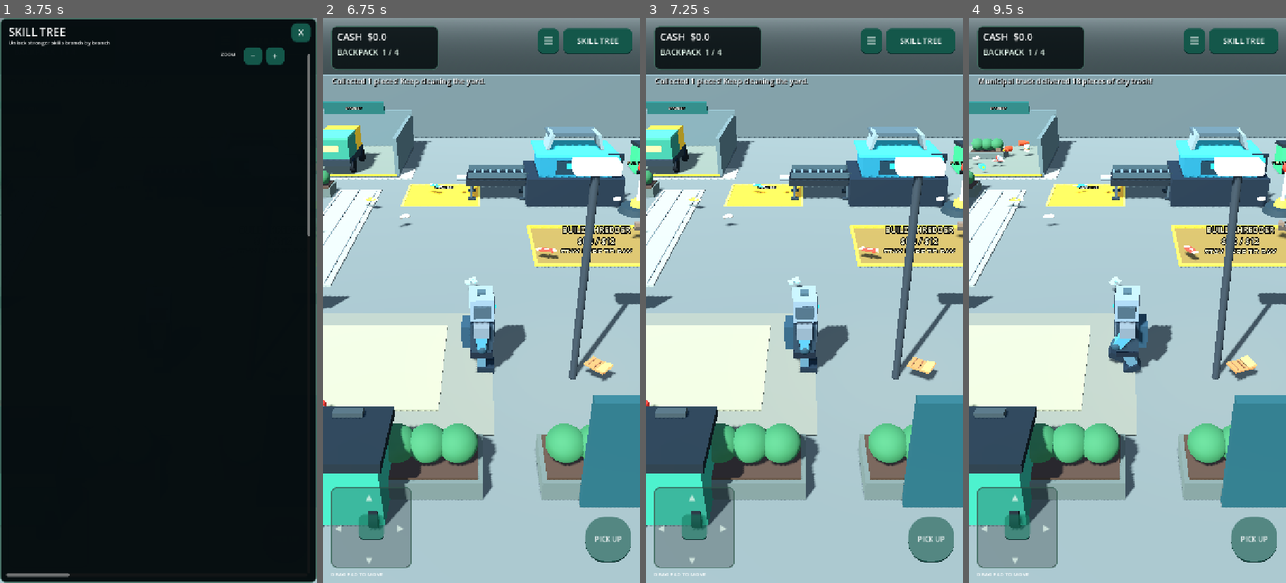
Above: before the commit, frames 1-4 (left to right).
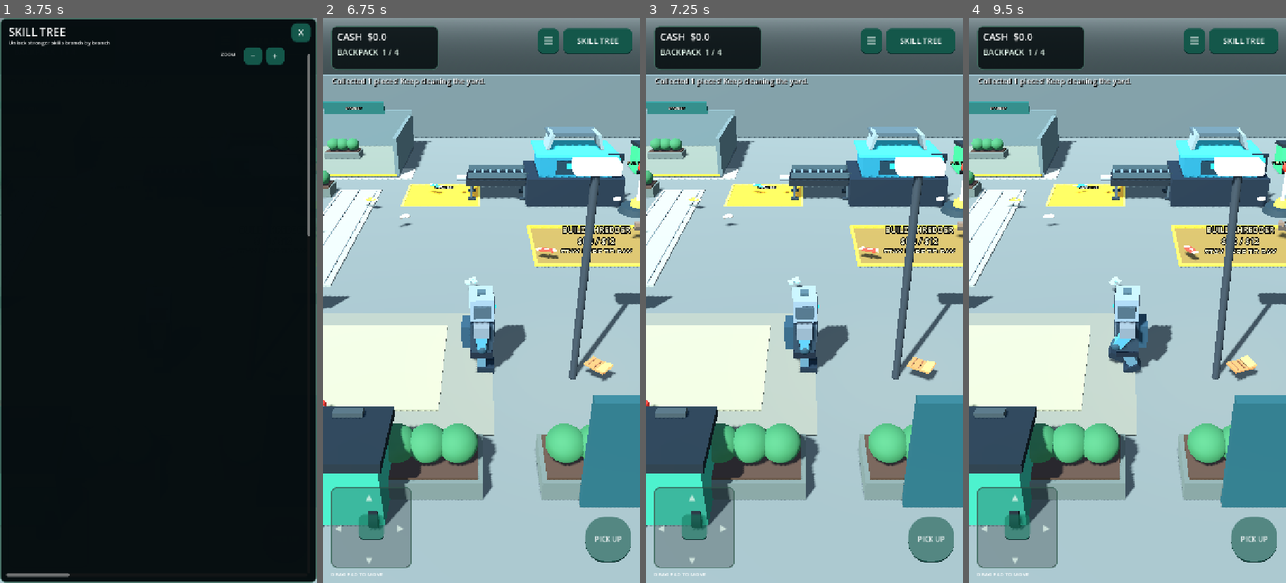
Above: after the commit, the same moments.

Repository: zekainstabot/trash-empire
Game: Godot game, scene res://Scenes/Main.tscn
Two runs of this game, one before a commit and one after it. Both use one fixed random seed, a clock stepped at 60 frames per second and the inputs below.
Inputs (mouse positions are in pixels of both pictures, inside the frame that each line leads up to):
- Up to frame 1 (3.75 s): click "▶ PLAY" at 0.5 s; move the mouse to (228, 272) at 1.27 s; hold D (move_right) 1.28-2 s; click (228, 272) at 1.42 s; drag from (95, 328) to (142, 413) at 2.02 s; click "PICK UP" at 2.75 s; click "SKILL TREE" at 3.5 s
- Up to frame 2 (6.75 s): click "☰" at 4.25 s; click "−" at 5 s; click "+" at 5.75 s; click "X" at 6.5 s
- Up to frame 3 (7.25 s): no input
- Up to frame 4 (9.5 s): move the mouse to (1159, 176) at 7.27 s; hold D (move_right) 7.28-8 s; drag from (1111, 413) to (1032, 215) at 8.02 s; move the mouse to (1222, 385) at 8.77 s; hold A (move_left) from 8.78 s (still down)

Frame 1 is identical in both runs. In frame 2, 1.2% of the frame differs, in the area x 0-18%, y 19-28%; in frame 3, 1.2%; in frame 4, 0.8%.

Commit message:
Set municipal truck deliveries to five minutes with skill upgrades

Diff:
--- a/Scripts/main.gd
+++ b/Scripts/main.gd
@@ -91,8 +91,9 @@
 var packaging_upgrade_level := 0
 var delivery_trucks: Array[Node3D] = []
 var city_truck: Node3D
-var city_truck_phase := 0
-var city_truck_timer := 8.0
+var city_truck_phase := 3
+var city_truck_timer := 0.0
+var city_truck_upgrade_level := 0
 var city_truck_start := Vector3(-8.0, 0.0, 14.0)
 var city_truck_dump := Vector3(-4.8, 0.0, -11.5)
 var refill_world_button: Node3D
@@ -1134,6 +1135,9 @@
 	magnet_power_level = 1
 	drone_level = 0
 	dispatch_upgrade_level = 0
+	city_truck_upgrade_level = 0
+	city_truck_phase = 3
+	city_truck_timer = 0.0
 	fleet_upgrade_level = 0
 	truck_capacity_upgrade_level = 0
 	packaging_upgrade_level = 0
@@ -1231,6 +1235,7 @@
 		{"branch":"magnet_power","title":"MAGNET POWER","depth":3,"angle":330.0},
 		# Ring 4: automation and the start of the delivery business.
 		{"branch":"drones","title":"HELPER DRONES","depth":4,"angle":270.0},
+		{"branch":"city_truck","title":"CITY TRUCK FREQUENCY","depth":4,"angle":90.0},
 		{"branch":"dispatch","title":"TRUCK FREQUENCY","depth":4,"angle":210.0},
 		{"branch":"fleet","title":"HIRE TRUCKS","depth":4,"angle":330.0},
 		# Ring 5: improve the two final steps of the teddy-bear supply chain.
@@ -1245,7 +1250,7 @@
 		"technology": Vector2(-0.72, -1.0), "supply": Vector2(0.0, -1.0), "auto": Vector2(0.72, -1.0),
 		"bulk_pickup": Vector2(1.0, -0.35), "respawn": Vector2(0.0, -1.0), "value": Vector2(-0.45, -0.8), "luck": Vector2(0.0, 0.85),
 		"magnet_power": Vector2(0.45, -0.8), "drones": Vector2(0.0, 1.0),
-		"dispatch": Vector2(-0.75, 0.65), "fleet": Vector2(0.75, 0.65),
+		"city_truck": Vector2(0.0, -1.0), "dispatch": Vector2(-0.75, 0.65), "fleet": Vector2(0.75, 0.65),
 		"packaging": Vector2(-0.85, 0.35), "truck_capacity": Vector2(0.85, 0.35)
 	}
 	for branch_data in branch_defs:
@@ -1268,7 +1273,7 @@
 		["speed_3", "technology_1"], ["technology_3", "value_1"],
 		["range_3", "supply_1"], ["supply_3", "luck_1"], ["supply_3", "respawn_1"],
 		["unload_3", "auto_1"], ["auto_3", "magnet_power_1"], ["range_3", "bulk_pickup_1"],
-		["luck_3", "drones_1"],
+		["luck_3", "drones_1"], ["supply_3", "city_truck_1"],
 		["drones_3", "dispatch_1"], ["drones_3", "fleet_1"],
 		["dispatch_3", "packaging_1"], ["fleet_3", "truck_capacity_1"]
 	]
@@ -1344,6 +1349,7 @@
 		"luck": return Color(0.92, 0.72, 0.20)
 		"magnet_power": return Color(0.20, 0.78, 0.88)
 		"drones": return Color(0.65, 0.78, 0.30)
+		"city_truck": return Color(0.95, 0.72, 0.18)
 		"dispatch": return Color(0.16, 0.70, 0.82)
 		"fleet": return Color(0.90, 0.48, 0.22)
 		"truck_capacity": return Color(0.75, 0.52, 0.22)
@@ -1365,6 +1371,7 @@
 		"luck": return "🍀"
 		"magnet_power": return "🧲"
 		"drones": return "🚁"
+		"city_truck": return "🚛"
 		"dispatch": return "⏱️"
 		"fleet": return "🚚"
 		"truck_capacity": return "📦"
@@ -1424,6 +1431,7 @@
 		"luck": return luck_upgrade_level - 1
 		"magnet_power": return magnet_power_level - 1
 		"drones": return drone_level
+		"city_truck": return city_truck_upgrade_level
 		"dispatch": return dispatch_upgrade_level
 		"fleet": return fleet_upgrade_level
 		"truck_capacity": return truck_capacity_upgrade_level
@@ -1443,6 +1451,7 @@
 		"magnet_power": return auto_pickup_level >= 3
 		"bulk_pickup": return equipment_upgrade_level >= 4
 		"drones": return luck_upgrade_level >= 2
+		"city_truck": return spawn_upgrade_level >= 4
 		"dispatch", "fleet": return factory_stage >= 5 and drone_level >= 3
 		"truck_capacity": return factory_stage >= 5 and fleet_upgrade_level >= 3
 		"packaging": return factory_stage >= 5 and dispatch_upgrade_level >= 3
@@ -1469,6 +1478,7 @@
 		"luck": _upgrade_luck()
 		"magnet_power": _upgrade_magnet_power()
 		"drones": _upgrade_drones()
+		"city_truck": _upgrade_city_truck_frequency()
 		"dispatch": _upgrade_dispatch()
 		"fleet": _upgrade_fleet()
 		"truck_capacity": _upgrade_truck_capacity()
@@ -1511,7 +1521,7 @@
 			button.disabled = true
 			hex.color = Color(0.055, 0.34, 0.25)
 		elif available:
-			var base_cost: float = float({"capacity":5.0,"speed":7.0,"unload":6.0,"range":8.0,"technology":8.0,"value":12.0,"supply":6.0,"auto":20.0,"luck":6.0,"magnet_power":15.0,"drones":25.0,"dispatch":25.0,"fleet":45.0,"truck_capacity":55.0,"packaging":40.0}.get(branch, 4.0))
+			var base_cost: float = float({"capacity":5.0,"speed":7.0,"unload":6.0,"range":8.0,"technology":8.0,"value":12.0,"supply":6.0,"auto":20.0,"luck":6.0,"magnet_power":15.0,"drones":25.0,"city_truck":35.0,"dispatch":25.0,"fleet":45.0,"truck_capacity":55.0,"packaging":40.0}.get(branch, 4.0))
 			var price_level := level
 			button.text = "%s\n%s\n$%.0f" % [icon, node.title, _upgrade_cost(base_cost, price_level)]
 			button.disabled = false
@@ -2224,6 +2234,7 @@
 	save.set_value("progress", "magnet_power_level", magnet_power_level)
 	save.set_value("progress", "drone_level", drone_level)
 	save.set_value("progress", "dispatch_upgrade_level", dispatch_upgrade_level)
+	save.set_value("progress", "city_truck_upgrade_level", city_truck_upgrade_level)
 	save.set_value("progress", "fleet_upgrade_level", fleet_upgrade_level)
 	save.set_value("progress", "truck_capacity_upgrade_level", truck_capacity_upgrade_level)
 	save.set_value("progress", "packaging_upgrade_level", packaging_upgrade_level)
@@ -2255,6 +2266,7 @@
 	magnet_power_level = int(save.get_value("progress", "magnet_power_level", 1))
 	drone_level = clampi(int(save.get_value("progress", "drone_level", 0)), 0, 3)
 	dispatch_upgrade_level = clampi(int(save.get_value("progress", "dispatch_upgrade_level", 0)), 0, 3)
+	city_truck_upgrade_level = clampi(int(save.get_value("progress", "city_truck_upgrade_level", 0)), 0, 3)
 	fleet_upgrade_level = clampi(int(save.get_value("progress", "fleet_upgrade_level", 0)), 0, 3)
 	truck_capacity_upgrade_level = clampi(int(save.get_value("progress", "truck_capacity_upgrade_level", 0)), 0, 3)
 	packaging_upgrade_level = clampi(int(save.get_value("progress", "packaging_upgrade_level", 0)), 0, 3)
@@ -2336,9 +2348,16 @@
 		if city_truck.position.distance_to(city_truck_start) < 0.08:
 			city_truck_phase = 3
 			city_truck_timer = 0.0
-	elif city_truck_phase == 3 and city_truck_timer >= 38.0:
+	elif city_truck_phase == 3 and city_truck_timer >= maxf(0.0, _city_truck_interval() - _city_truck_route_seconds()):
 		city_truck_phase = 0
 		city_truck_timer = 0.0
+
+func _city_truck_interval() -> float:
+	var intervals := [300.0, 240.0, 180.0, 120.0]
+	return intervals[clampi(city_truck_upgrade_level, 0, 3)]
+
+func _city_truck_route_seconds() -> float:
+	return city_truck_start.distance_to(city_truck_dump) * 2.0 / 5.0 + 2.5
 
 func _spawn_city_trash(amount: int) -> int:
 	var spawned := 0
@@ -2783,6 +2802,15 @@
 		if dispatch_trucks_remaining == 0:
 			shipping_active = false
 
+func _upgrade_city_truck_frequency() -> void:
+	var cost := _upgrade_cost(35.0, city_truck_upgrade_level + 1)
+	if not await _pay_gradually(cost):
+		return
+	city_truck_upgrade_level = mini(city_truck_upgrade_level + 1, 3)
+	_refresh_upgrade_prices()
+	_save_game()
+	_set_message("Municipal truck now arrives every %.0f minutes!" % (_city_truck_interval() / 60.0))
+
 func _upgrade_dispatch() -> void:
 	var cost := _upgrade_cost(25.0, dispatch_upgrade_level + 1)
 	if not await _pay_gradually(cost):
